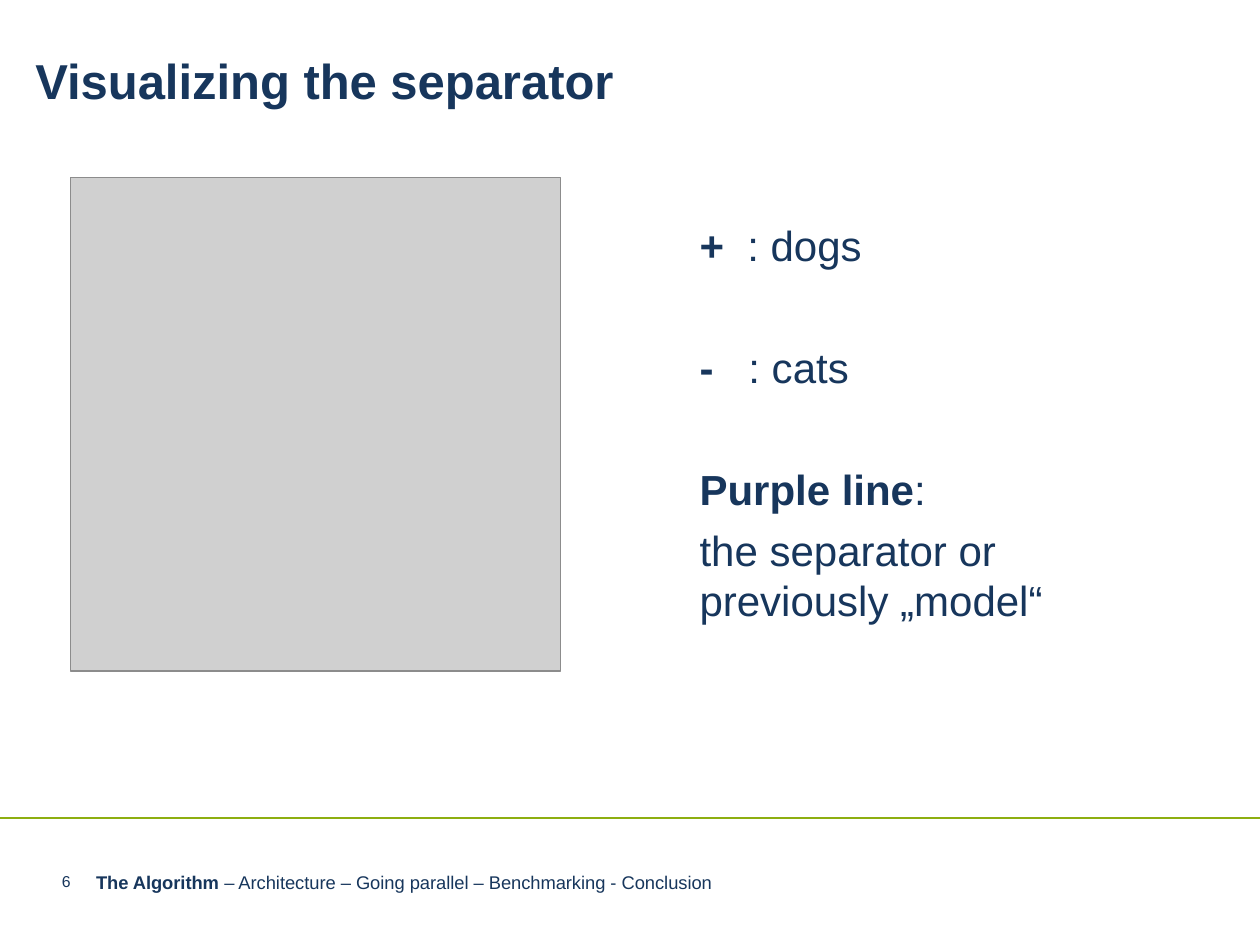
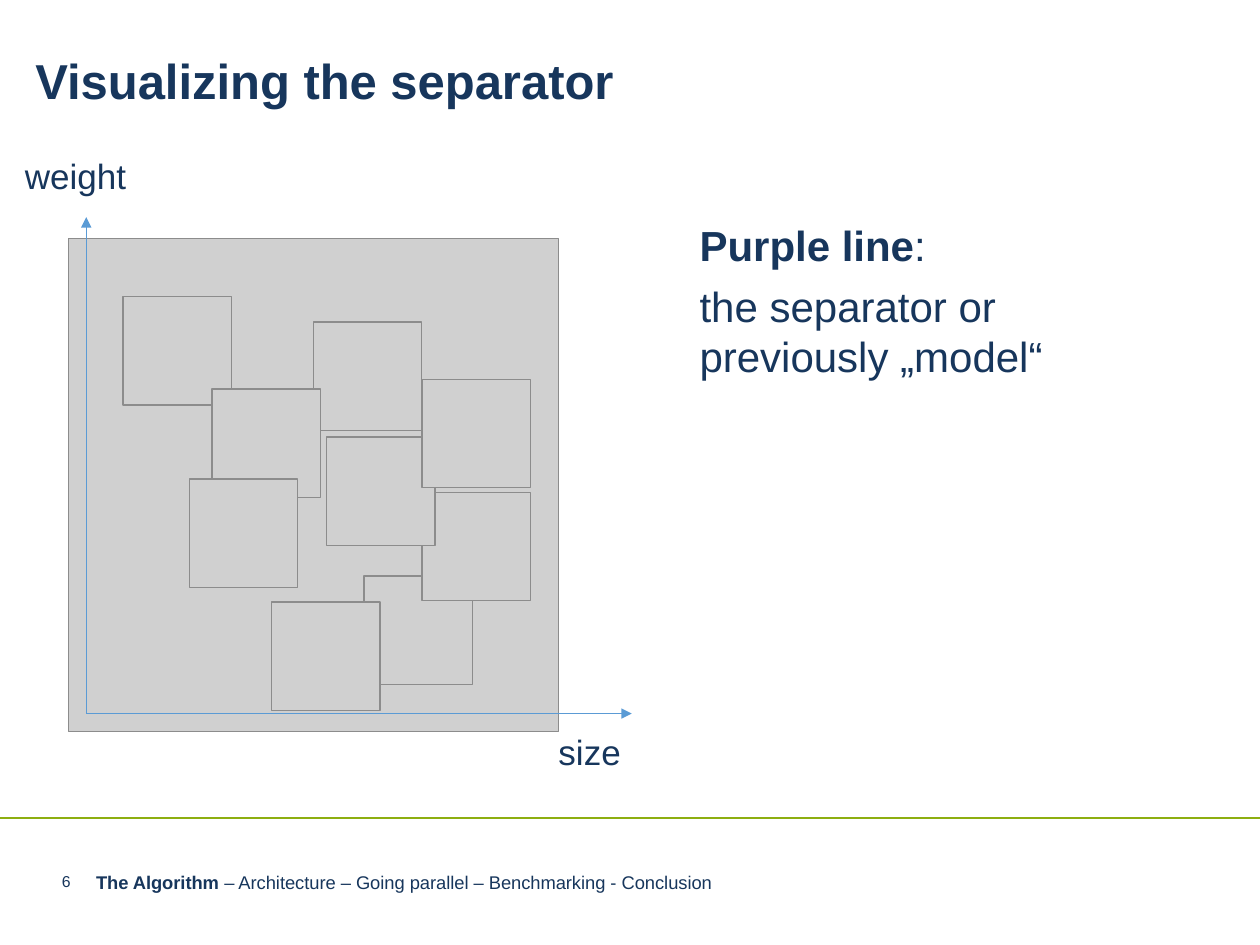
Before and after one commit to LnFlg/Perceptron, a slide deck: slide 6 of Perceptron Algorithm neueres PPT-Format.pptx. Drawn at 1260x945 pixels with LibreOffice and Linux fonts; fonts in the diff are those of the drawing; grey boxes stand for pictures; background and template pictures are left out. Boxes give left, top, right and bottom in pixels: in the first picture for what was removed or moved away, otherwise in the second. Text is boxed around its words. In the diff, an @@ line names an element or a change of style, - is before the commit and + after.

Commit message:
ppt

```diff
--- a/Perceptron Algorithm neueres PPT-Format.pptx
+++ b/Perceptron Algorithm neueres PPT-Format.pptx
@@ text added at box(25, 163, 126, 195), 20 pt, text #17365C @@
+weight
@@ picture: place and size @@
-picture at box(71, 178, 561, 672)
+picture at box(69, 238, 559, 732)
@@ arrow added from (86, 713) to (86, 217), #5B9BD5 0.5 pt @@
@@ text at box(771, 230, 862, 384): paragraphs removed @@
-+ : dogs
-- : cats
@@ picture added at box(123, 297, 232, 406) @@
@@ picture added at box(314, 323, 422, 431) @@
@@ picture added at box(212, 389, 320, 498) @@
@@ picture added at box(422, 379, 530, 488) @@
@@ picture added at box(326, 437, 435, 546) @@
@@ picture added at box(189, 479, 297, 587) @@
@@ picture added at box(422, 493, 530, 601) @@
@@ picture added at box(364, 576, 472, 684) @@
@@ picture added at box(272, 602, 381, 711) @@
@@ arrow added from (86, 713) to (631, 713), #5B9BD5 0.5 pt @@
@@ text added at box(558, 739, 620, 766), 20 pt, text #17365C @@
+size
```
Also in this commit, not shown: 5 other slides changed, 9 slides added.
